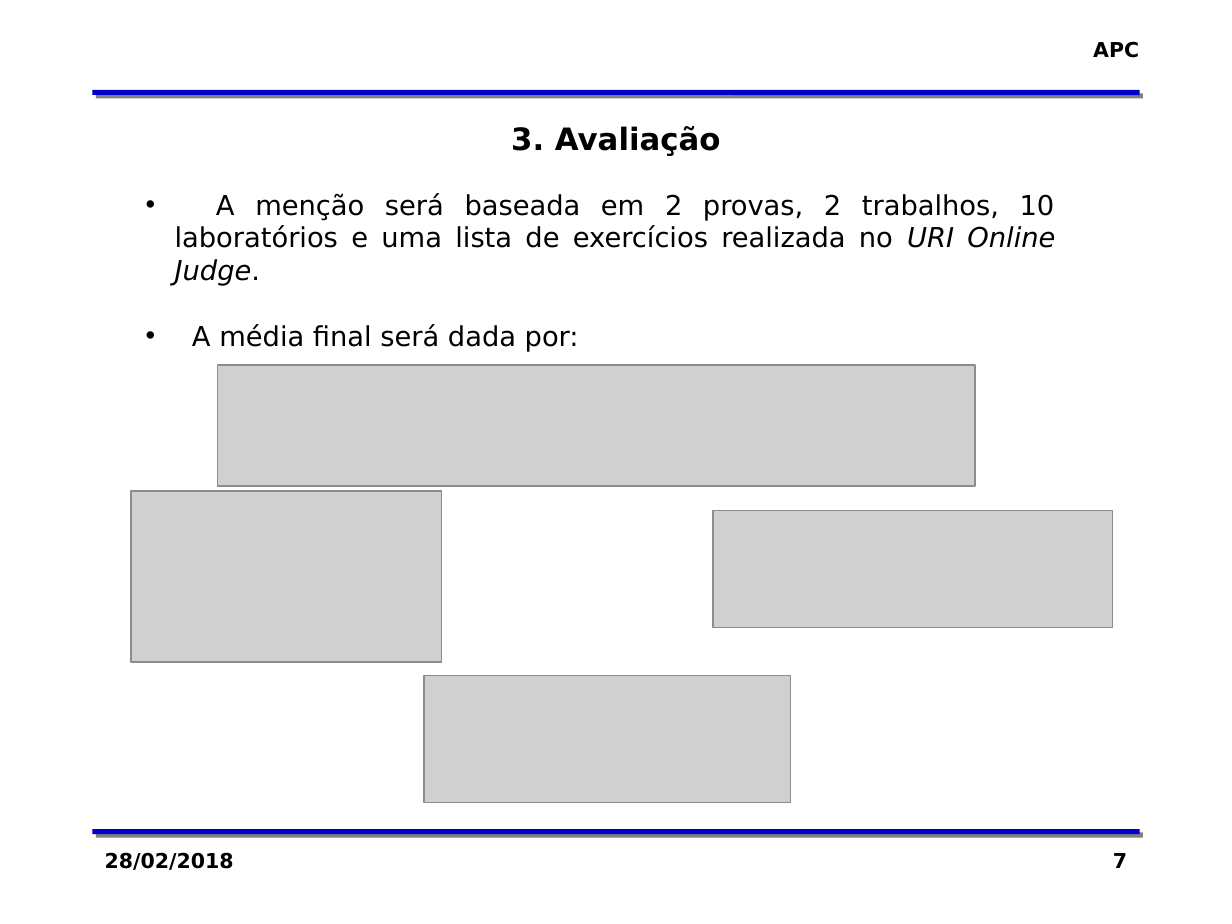
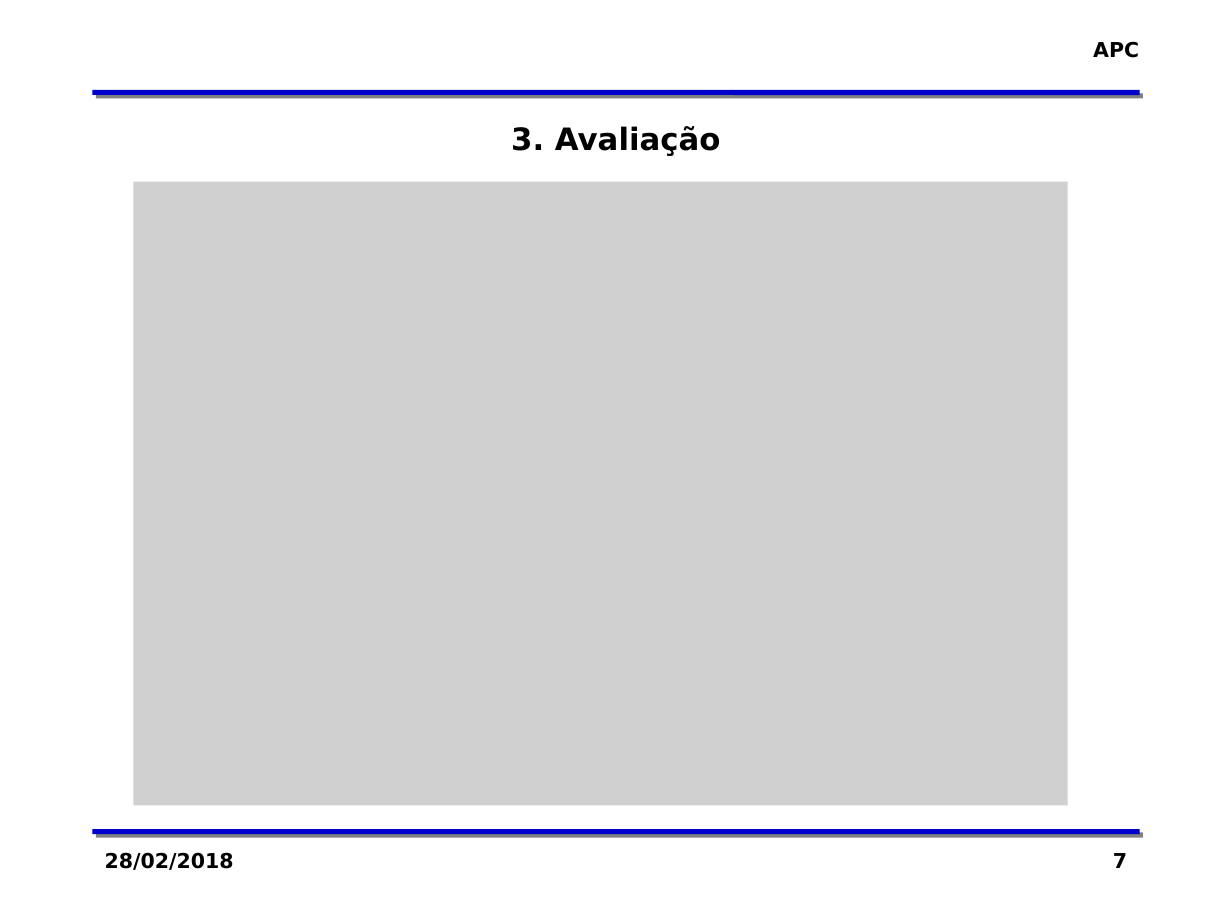
Before and after one commit to zaghetto/Algoritmos, a slide deck: slide 7 of MÓDULOS DE AULA/Módulo 00 - Apresentação da Disciplina_GERAL.pptx. Drawn at 1232x924 pixels with LibreOffice and Linux fonts; fonts in the diff are those of the drawing; grey boxes stand for pictures; background and template pictures are left out. Boxes give left, top, right and bottom in pixels: in the first picture for what was removed or moved away, otherwise in the second. Text is boxed around its words. In the diff, an @@ line names an element or a change of style, - is before the commit and + after.

```diff
--- a/MÓDULOS DE AULA/Módulo 00 - Apresentação da Disciplina_GERAL.pptx
+++ b/MÓDULOS DE AULA/Módulo 00 - Apresentação da Disciplina_GERAL.pptx
@@ picture added at [133, 182, 1067, 806] @@
@@ text removed at [175, 193, 1055, 352] @@
-• A menção será baseada em 2 provas, 2 trabalhos, 10 laboratórios e uma lista de exercícios realizada no URI Online Judge.
-• A média final será dada por:
@@ picture removed at [218, 365, 976, 485] @@
@@ picture removed at [131, 492, 441, 663] @@
@@ picture removed at [713, 510, 1114, 627] @@
@@ picture removed at [424, 675, 791, 802] @@
```
Also in this commit, not shown: 6 other slides changed, 2 slides removed.
